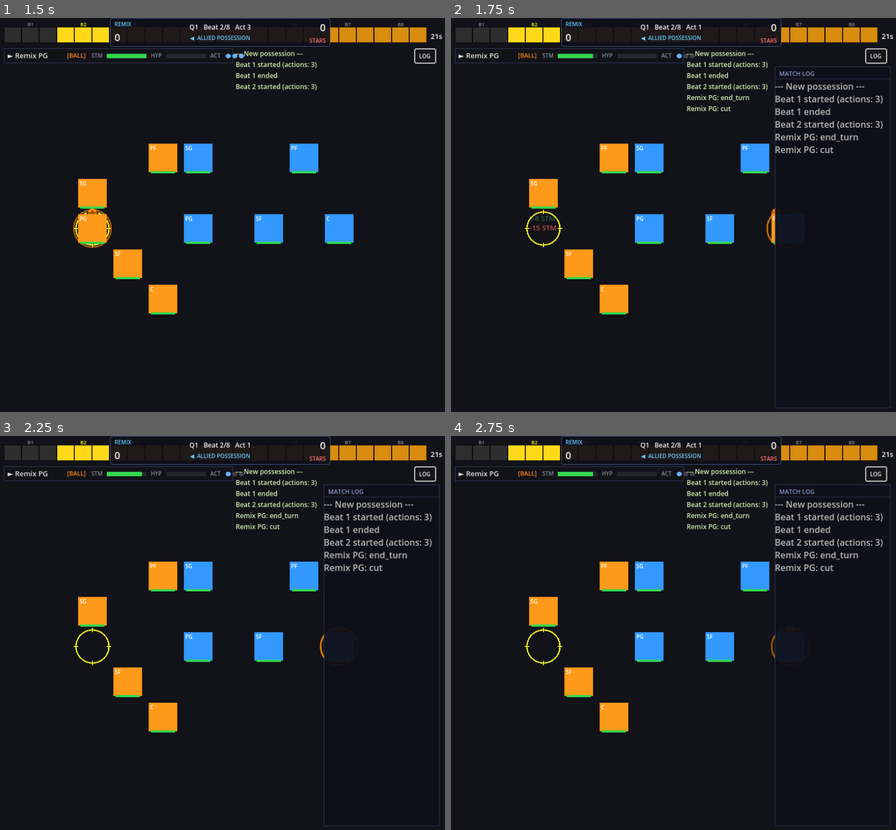
Above: before the commit, frames 1-4 (two rows, left to right).
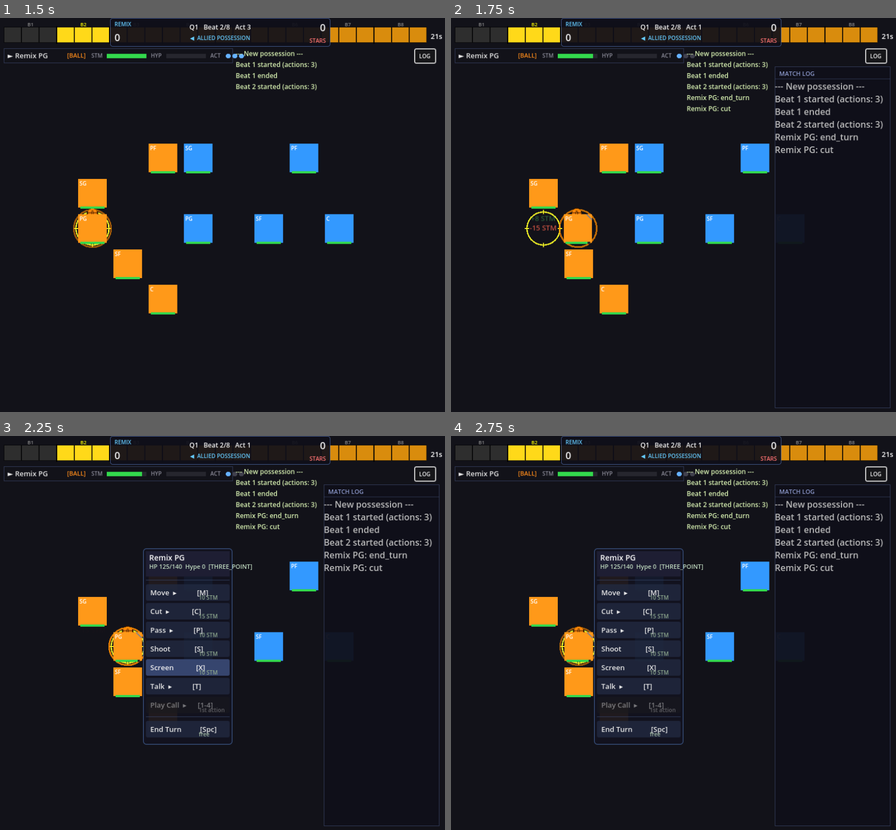
Above: after the commit, the same moments.

Repository: kjeveryday/ballhalla-crossover-tactics
Game: Godot game, scene res://scenes/battle/BattleDemo.tscn
Same seed, same stepped clock (60 frames per second), same inputs: the game is played once before the commit and once after it.
Inputs (mouse positions are in pixels of both pictures, inside the frame that each line leads up to):
- Up to frame 1 (1.5 s): click "LOG" at 0.5 s; tap Enter at 1.25 s; move the mouse to (320, 195) at 1.27 s; hold D from 1.28 s (still down); tap M at 1.35 s; click (320, 195) at 1.42 s
- Up to frame 2 (1.75 s): keep holding D; tap Space at 1.52 s; tap C at 1.55 s
- Up to frame 3 (2.25 s): release D at 2 s; drag from (129, 652) to (195, 711) at 2.02 s
- Up to frame 4 (2.75 s): no input

Frame 1 is identical in both runs. In frame 2, 0.7% of the frame differs, in the area x 24-73%, y 48-59%; in frame 3, 8.6%, in the area x 16-73%, y 28-79%; in frame 4, 8.5%.

Commit message:
fix: 4 critical review findings from retroactive audit
C1: AbilitySystem.initiate_move/perform_cut now call mark_reachable_cells
before get_path_to_cell — programmatic moves no longer silently fall back
to greedy pathfinding on unprimed BFS cache.

C2: EnemyAI refactored to run BFS once per enemy per beat (not N times
inside the step loop). _move_one_step_toward → _apply_enemy_step receives
the GridCell directly; also guards against stepping onto ally-occupied
cells. BeatManager documents the ⑤-before-⑥ ordering constraint.

C-01: TurnSnapshot.restore() and BattleDemo._execute_undo() now clear old
cell occupancy and call place_on_grid() instead of assigning grid_col/row
directly — GridManager occupancy map is no longer stale after undo.
Also clears MovementSystem._paths for the undone baller.

C-02: FloatingText.play() disconnects _on_tween_done before killing old
tween — prevents double _pool_callback fire on pool recycle.

Co-Authored-By: Claude Sonnet 4.6 <noreply@anthropic.com>

Diff:
--- a/autoloads/AbilitySystem.gd
+++ b/autoloads/AbilitySystem.gd
@@ -27,7 +27,9 @@
 	baller.acted_this_beat = true
 	StaminaSystem.record_action(baller)
 	BeatManager.spend_action("move")
-	# Path was cached by TargetOverlay.show_move_range → mark_reachable_cells
+	# Re-run BFS to guarantee pf_root is fresh regardless of whether show_move_range
+	# was called (programmatic moves skip the UI flow and never prime the cache).
+	GridManager.mark_reachable_cells(baller.grid_col, baller.grid_row, get_move_range(baller))
 	MovementSystem.set_path(baller, GridManager.get_path_to_cell(destination.x, destination.y))
 	MovementSystem.continue_movement(baller)
 	PlayManager.on_action_resolved("move")
@@ -52,7 +54,7 @@
 	baller.acted_this_beat = true
 	StaminaSystem.record_action(baller)
 	BeatManager.spend_action("cut")
-	# Cut uses same BFS path infrastructure as move
+	GridManager.mark_reachable_cells(baller.grid_col, baller.grid_row, get_move_range(baller))
 	MovementSystem.set_path(baller, GridManager.get_path_to_cell(destination.x, destination.y))
 	MovementSystem.continue_movement(baller)
 	PlayManager.on_action_resolved("cut")
--- a/autoloads/BeatManager.gd
+++ b/autoloads/BeatManager.gd
@@ -34,6 +34,9 @@
 func end_beat() -> void:
 	print("[BEAT] Beat %d ended" % current_beat)
 	beat_ended.emit(current_beat)
+	# ⑤ must run before ⑥ — allied BFS paths are stored in MovementSystem._paths (memory).
+	# EnemyAI (⑥) resets grid pf_root markers, which is safe only because allied path
+	# storage is memory-based, not marker-based. Do not reorder these two calls.
 	_resolve_in_motion_ballers()
 	_resolve_enemy_movement()
 	_resolve_enemy_actions()
--- a/autoloads/EnemyAI.gd
+++ b/autoloads/EnemyAI.gd
@@ -31,9 +31,21 @@
 			continue
 		var dist: int = _chebyshev(enemy, target)
 		var steps: int = _get_aggression_steps(target)
+		if steps == 0 or dist <= 1:
+			continue
+		# BFS runs once per enemy — full-court range guarantees reachability from any cell.
+		# This must stay inside _resolve_enemy_movement (beat step ⑥), which runs AFTER
+		# _resolve_in_motion_ballers (step ⑤). Allied paths are stored in MovementSystem._paths
+		# (memory), not in grid markers, so resetting pf_root here is safe — but only because
+		# of that ordering. Do not reorder beat steps ⑤ and ⑥.
+		var max_range: int = GridManager.GRID_COLS + GridManager.GRID_ROWS
+		GridManager.mark_reachable_cells(enemy.grid_col, enemy.grid_row, max_range)
+		var path: Array = GridManager.get_path_to_cell(target.grid_col, target.grid_row)
 		var taken: int = 0
-		while taken < steps and dist > 1:
-			_move_one_step_toward(enemy, target)
+		var path_idx: int = 1
+		while taken < steps and dist > 1 and path_idx < path.size():
+			_apply_enemy_step(enemy, path[path_idx])
+			path_idx += 1
 			dist = _chebyshev(enemy, target)
 			taken += 1
 
@@ -47,23 +59,20 @@
 		base += 1  # High gravity = extra step
 	return base
 
-func _move_one_step_toward(enemy: Node, target: Node) -> void:
-	var max_range: int = GridManager.GRID_COLS + GridManager.GRID_ROWS
-	GridManager.mark_reachable_cells(enemy.grid_col, enemy.grid_row, max_range)
-	var path: Array = GridManager.get_path_to_cell(target.grid_col, target.grid_row)
-	if path.size() < 2:
-		return  # already adjacent/at target, or grid is fully blocked
-	var step: GridManager.GridCell = path[1]
+func _apply_enemy_step(enemy: Node, step: GridManager.GridCell) -> void:
 	var next_col: int = step.col
 	var next_row: int = step.row
-	var old_cell := GridManager.get_cell(enemy.grid_col, enemy.grid_row)
+	# Skip if target cell is occupied by an ally — never stomp ally occupancy
+	var dest_cell: GridManager.GridCell = GridManager.get_cell(next_col, next_row)
+	if dest_cell != null and dest_cell.occupant != null and dest_cell.occupant != enemy:
+		return
+	var old_cell: GridManager.GridCell = GridManager.get_cell(enemy.grid_col, enemy.grid_row)
 	if old_cell != null and old_cell.occupant == enemy:
 		old_cell.occupant = null
 	enemy.grid_col = next_col
 	enemy.grid_row = next_row
-	var new_cell := GridManager.get_cell(next_col, next_row)
-	if new_cell != null:
-		new_cell.occupant = enemy
+	if dest_cell != null:
+		dest_cell.occupant = enemy
 	MovementSystem.baller_moved.emit(enemy, GridManager.grid_to_world(next_col, next_row))
 
 func _reassign_unguarded(target: Node) -> void:
--- a/scenes/battle/BattleDemo.gd
+++ b/scenes/battle/BattleDemo.gd
@@ -503,8 +503,12 @@
 	# Snap any in-progress move animation first
 	if _is_animating:
 		_snap_animations()
-	b.grid_col            = snap.col
-	b.grid_row            = snap.row
+	# Clear current cell occupancy, then restore via place_on_grid so GridManager stays consistent
+	var old_cell: GridManager.GridCell = GridManager.get_cell(b.grid_col, b.grid_row)
+	if old_cell != null and old_cell.occupant == b:
+		old_cell.occupant = null
+	MovementSystem.set_path(b, [])  # Clear any in-flight BFS path
+	b.place_on_grid(snap.col, snap.row)
 	b.position            = snap.position
 	b.current_stamina     = snap.stamina
 	b.acted_this_beat     = false
--- a/scenes/battle/FloatingText.gd
+++ b/scenes/battle/FloatingText.gd
@@ -17,6 +17,12 @@
 # Called by FloatingTextSpawner.spawn() to configure and run the animation.
 func play(world_pos: Vector2, text: String, color: Color, font_size: int = 16) -> void:
 	if _tween and _tween.is_running():
+		# Disconnect before kill — CONNECT_ONE_SHOT lives on the tween object, not the
+		# signal name, so kill() alone does not remove the connection. Without this,
+		# recycling a node mid-animation would leave a dangling connection and cause
+		# _pool_callback to fire twice on the new tween's finish.
+		if _tween.finished.is_connected(_on_tween_done):
+			_tween.finished.disconnect(_on_tween_done)
 		_tween.kill()
 
 	position = world_pos
--- a/scenes/battle/TurnSnapshot.gd
+++ b/scenes/battle/TurnSnapshot.gd
@@ -25,9 +25,12 @@
 func restore() -> void:
 	if actor == null:
 		return
-	actor.grid_col = start_col
-	actor.grid_row = start_row
-	actor.position = start_position
+	# Clear old cell occupancy before moving — direct grid_col/row assignment bypasses GridManager
+	var old_cell: GridManager.GridCell = GridManager.get_cell(actor.grid_col, actor.grid_row)
+	if old_cell != null and old_cell.occupant == actor:
+		old_cell.occupant = null
+	actor.place_on_grid(start_col, start_row)
+	actor.position = start_position  # Snap visual back exactly; overrides grid_to_world result
 	actor.current_stamina = start_stamina
 	actor.is_in_motion = false
 	actor.acted_this_beat = has_acted
